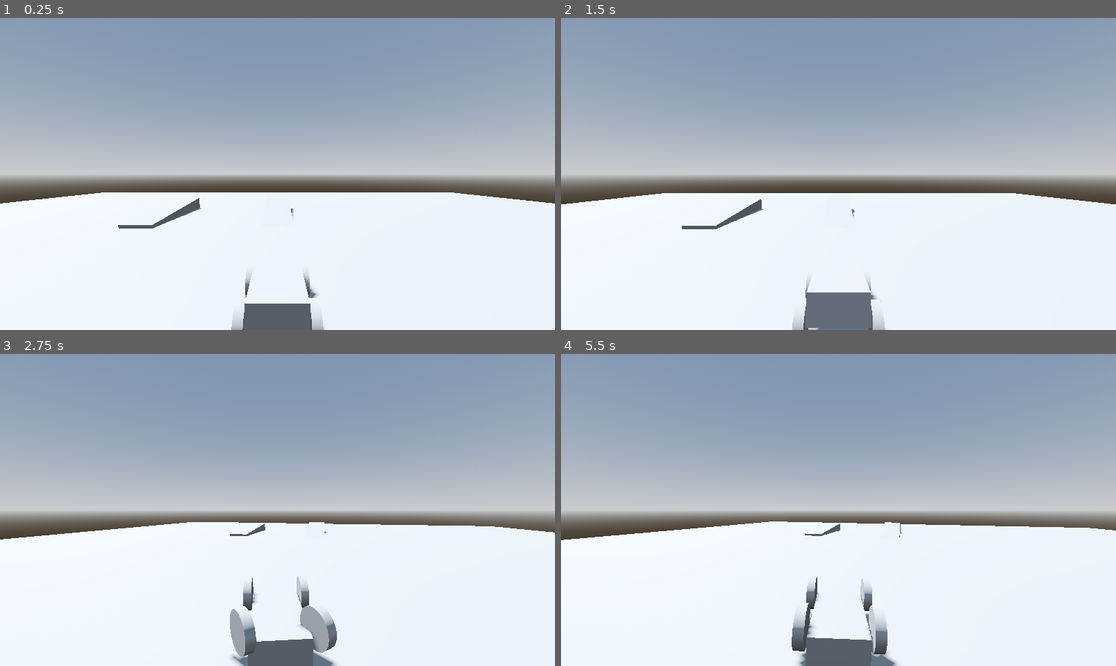
Above: before the commit, frames 1-4 (two rows, left to right).
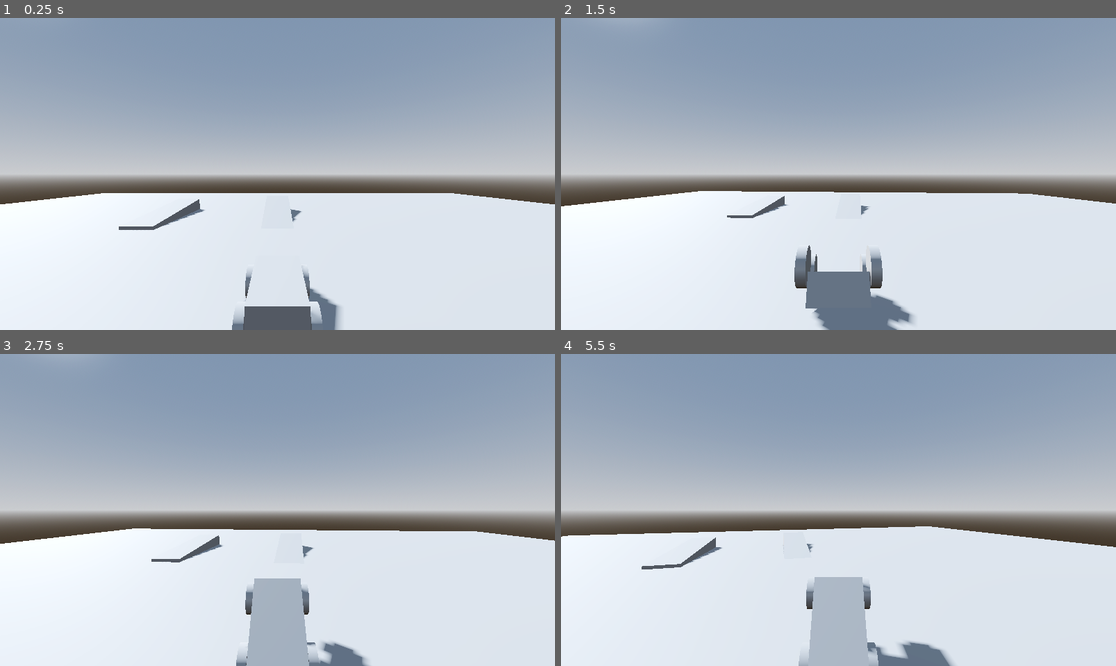
Above: after the commit, the same moments.

Repository: saeedmfarahani/diesel-rush
Game: Godot game, scene res://prototype_game.tscn
The game is run twice, just before and just after one commit, with the same random seed, the same clock (stepped at 60 frames per second) and the same inputs.
Inputs:
- Up to frame 1 (0.25 s): no input
- Up to frame 2 (1.5 s): hold Right (ui_right) 0.53-1.28 s; hold Down (ui_down) from 1.28 s (still down)
- Up to frame 3 (2.75 s): release Down (ui_down) at 2.03 s; hold Right (ui_right) from 2.03 s (still down)
- Up to frame 4 (5.5 s): release Right (ui_right) at 2.78 s; hold Up (ui_up) 2.78-3.53 s; hold Left (ui_left) 3.53-5.03 s; hold Down (ui_down) from 5.03 s (still down)

The runs differ from the first frame. In frame 1, 1.3% of the frame differs, in the area x 0-100%, y 55-100%; in frame 2, 3.2%; in frame 3, 6.5%; in frame 4, 7.2%, in the area x 0-100%, y 53-100%.

Commit message:
:construction: added better control and fix CoM

Diff:
--- a/car.gd
+++ b/car.gd
@@ -6,6 +6,7 @@
 
 @export var max_steering: float = 0.7
 @export var engine_power:float = 300
+
 func _ready() -> void:
 	pass
 
@@ -15,6 +16,7 @@
 		wheel.suspension_stiffness = suspension_stiff_value
 
 func _physics_process(delta: float) -> void:
-	steering = move_toward(steering,Input.get_axis("ui_right","ui_left") * max_steering,delta * 10.0)
-	engine_force = Input.get_axis("ui_down","ui_up") * engine_power
+	steering = move_toward(steering,Input.get_axis("right","left") * max_steering,delta * 10.0)
+	engine_force = Input.get_axis("reverse","accelerate") * engine_power
+	brake = Input.is_action_pressed("brake")
 	pass
--- a/project.godot
+++ b/project.godot
@@ -14,3 +14,31 @@
 run/main_scene="uid://b82ftk5ylh8dl"
 config/features=PackedStringArray("4.5", "Mobile")
 config/icon="res://icon.svg"
+
+[input]
+
+accelerate={
+"deadzone": 0.2,
+"events": [Object(InputEventKey,"resource_local_to_scene":false,"resource_name":"","device":-1,"window_id":0,"alt_pressed":false,"shift_pressed":false,"ctrl_pressed":false,"meta_pressed":false,"pressed":false,"keycode":0,"physical_keycode":87,"key_label":0,"unicode":119,"location":0,"echo":false,"script":null)
+]
+}
+brake={
+"deadzone": 0.2,
+"events": [Object(InputEventKey,"resource_local_to_scene":false,"resource_name":"","device":-1,"window_id":0,"alt_pressed":false,"shift_pressed":false,"ctrl_pressed":false,"meta_pressed":false,"pressed":false,"keycode":0,"physical_keycode":32,"key_label":0,"unicode":32,"location":0,"echo":false,"script":null)
+]
+}
+reverse={
+"deadzone": 0.2,
+"events": [Object(InputEventKey,"resource_local_to_scene":false,"resource_name":"","device":-1,"window_id":0,"alt_pressed":false,"shift_pressed":false,"ctrl_pressed":false,"meta_pressed":false,"pressed":false,"keycode":0,"physical_keycode":83,"key_label":0,"unicode":115,"location":0,"echo":false,"script":null)
+]
+}
+left={
+"deadzone": 0.2,
+"events": [Object(InputEventKey,"resource_local_to_scene":false,"resource_name":"","device":-1,"window_id":0,"alt_pressed":false,"shift_pressed":false,"ctrl_pressed":false,"meta_pressed":false,"pressed":false,"keycode":0,"physical_keycode":65,"key_label":0,"unicode":97,"location":0,"echo":false,"script":null)
+]
+}
+right={
+"deadzone": 0.2,
+"events": [Object(InputEventKey,"resource_local_to_scene":false,"resource_name":"","device":-1,"window_id":0,"alt_pressed":false,"shift_pressed":false,"ctrl_pressed":false,"meta_pressed":false,"pressed":false,"keycode":0,"physical_keycode":68,"key_label":0,"unicode":100,"location":0,"echo":false,"script":null)
+]
+}
--- a/prototype_game.tscn
+++ b/prototype_game.tscn
@@ -44,12 +44,14 @@
 environment = SubResource("Environment_kbpft")
 
 [node name="DirectionalLight3D" type="DirectionalLight3D" parent="."]
-transform = Transform3D(-0.8660254, -0.43301278, 0.25, 0, 0.49999997, 0.86602545, -0.50000006, 0.75, -0.43301266, 0, 0, 0)
+transform = Transform3D(-0.86806476, -0.1875098, 0.45967776, 0.13559498, 0.8011714, 0.58287066, -0.47757462, 0.5682996, -0.67004335, 0, 0, 0)
 shadow_enabled = true
 
 [node name="Car" type="VehicleBody3D" parent="." node_paths=PackedStringArray("wheels")]
 transform = Transform3D(1, 0, 0, 0, 1, 0, 0, 0, 1, 0, 0.32453644, 0)
 mass = 97.789
+center_of_mass_mode = 1
+center_of_mass = Vector3(-1, 0, 0)
 script = ExtResource("1_rhw53")
 wheels = [NodePath("Wheel"), NodePath("Wheel2"), NodePath("Wheel3"), NodePath("Wheel4")]
 wheel_friction_slip = 0.5
@@ -63,6 +65,7 @@
 
 [node name="Wheel" type="VehicleWheel3D" parent="Car"]
 transform = Transform3D(-4.371139e-08, 0, 1, 0, 1, 0, -1, 0, -4.371139e-08, -0.362, 0.093, -0.36)
+use_as_traction = true
 wheel_radius = 0.2
 
 [node name="MeshInstance3D" type="MeshInstance3D" parent="Car/Wheel"]
@@ -71,6 +74,7 @@
 
 [node name="Wheel2" type="VehicleWheel3D" parent="Car"]
 transform = Transform3D(-4.371139e-08, 0, 1, 0, 1, 0, -1, 0, -4.371139e-08, -0.362, 0.093, 0.36)
+use_as_traction = true
 wheel_radius = 0.2
 
 [node name="MeshInstance3D" type="MeshInstance3D" parent="Car/Wheel2"]
@@ -79,7 +83,6 @@
 
 [node name="Wheel3" type="VehicleWheel3D" parent="Car"]
 transform = Transform3D(-4.371139e-08, 0, 1, 0, 1, 0, -1, 0, -4.371139e-08, 0.414, 0.093, 0.36)
-use_as_traction = true
 use_as_steering = true
 wheel_radius = 0.2
 
@@ -89,7 +92,6 @@
 
 [node name="Wheel4" type="VehicleWheel3D" parent="Car"]
 transform = Transform3D(-4.371139e-08, 0, 1, 0, 1, 0, -1, 0, -4.371139e-08, 0.414, 0.093, -0.36)
-use_as_traction = true
 use_as_steering = true
 wheel_radius = 0.2
 
